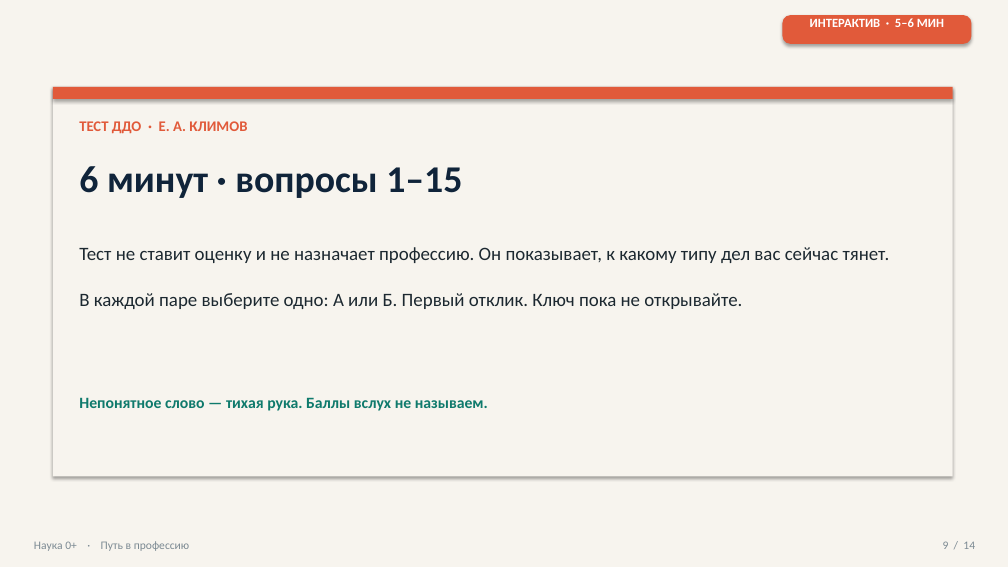
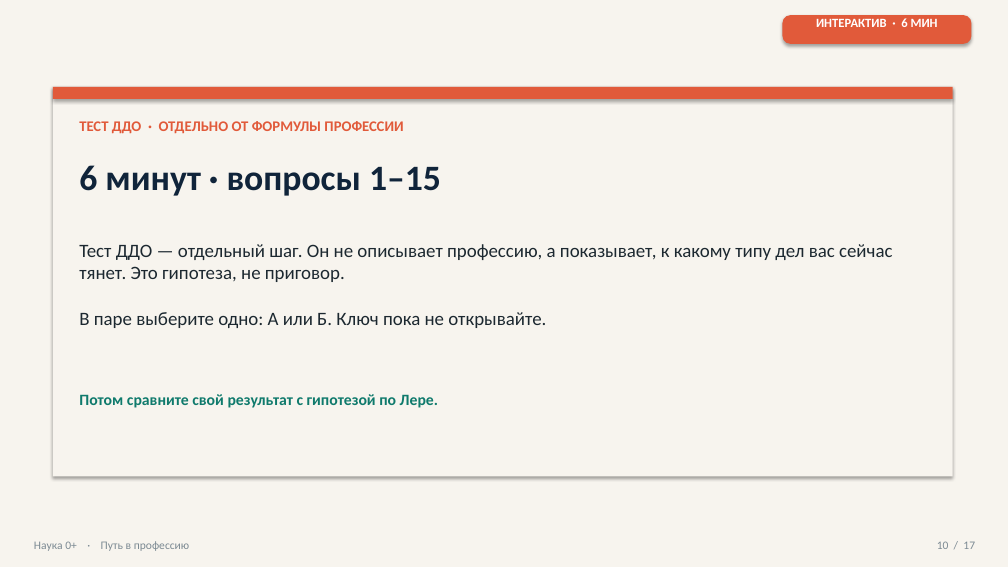
Before and after one commit to Sema917/-tourism, a slide deck: slide 10 of materials/Путь_в_профессию_презентация_60_минут.pptx (slide 9 before the commit). Drawn at 1008x567 pixels with LibreOffice and Linux fonts; fonts in the diff are those of the drawing; background and template pictures are left out. Boxes give left, top, right and bottom in pixels: in the first picture for what was removed or moved away, otherwise in the second. Text is boxed around its words. In the diff, an @@ line names an element or a change of style, - is before the commit and + after.

```diff
--- a/materials/Путь_в_профессию_презентация_60_минут.pptx
+++ b/materials/Путь_в_профессию_презентация_60_минут.pptx
@@ text at (816,18,938,27): text changed @@
-ИНТЕРАКТИВ · 5–6 МИН
+ИНТЕРАКТИВ · 6 МИН
@@ text at (79,121,403,134): text changed @@
-ТЕСТ ДДО · Е. А. КЛИМОВ
+ТЕСТ ДДО · ОТДЕЛЬНО ОТ ФОРМУЛЫ ПРОФЕССИИ
@@ text "6 минут · вопросы 1–15" at (79,165,441,196): size 36 to 34 pt @@
@@ text at (79,244,892,328): text changed @@
-Тест не ставит оценку и не назначает профессию. Он показывает, к какому типу дел вас сейчас тянет.
-В каждой паре выберите одно: А или Б. Первый отклик. Ключ пока не открывайте.
+Тест ДДО — отдельный шаг. Он не описывает профессию, а показывает, к какому типу дел вас сейчас тянет. Это гипотеза, не приговор.
+В паре выберите одно: А или Б. Ключ пока не открывайте.
@@ text at (79,394,438,408): text changed @@
-Непонятное слово — тихая рука. Баллы вслух не называем.
+Потом сравните свой результат с гипотезой по Лере.
@@ text at (937,541,975,549): text changed @@
-9 / 14
+10 / 17
```
Also in this commit, not shown: 6 other slides changed, 10 slides added, 7 slides removed, 9 other files.
